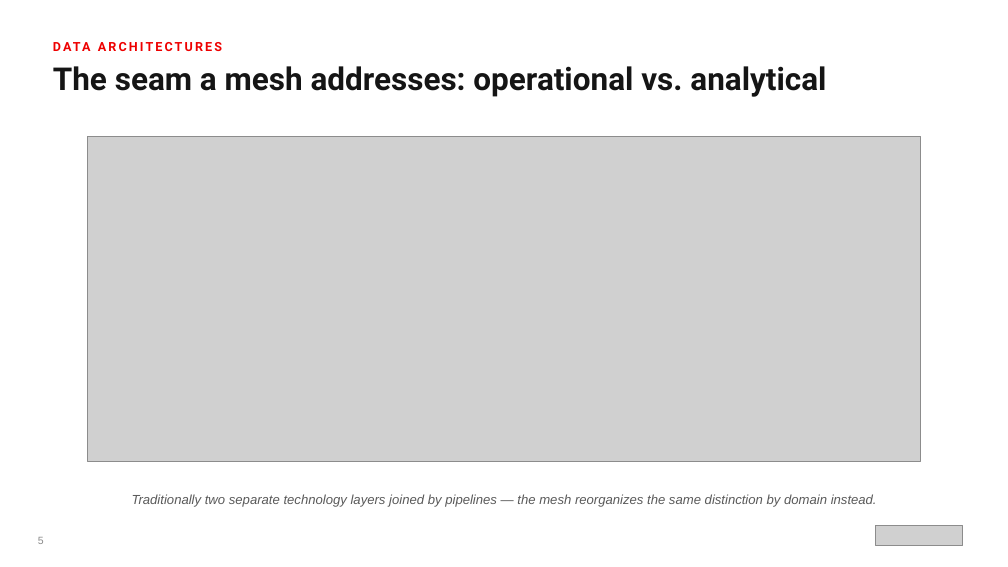
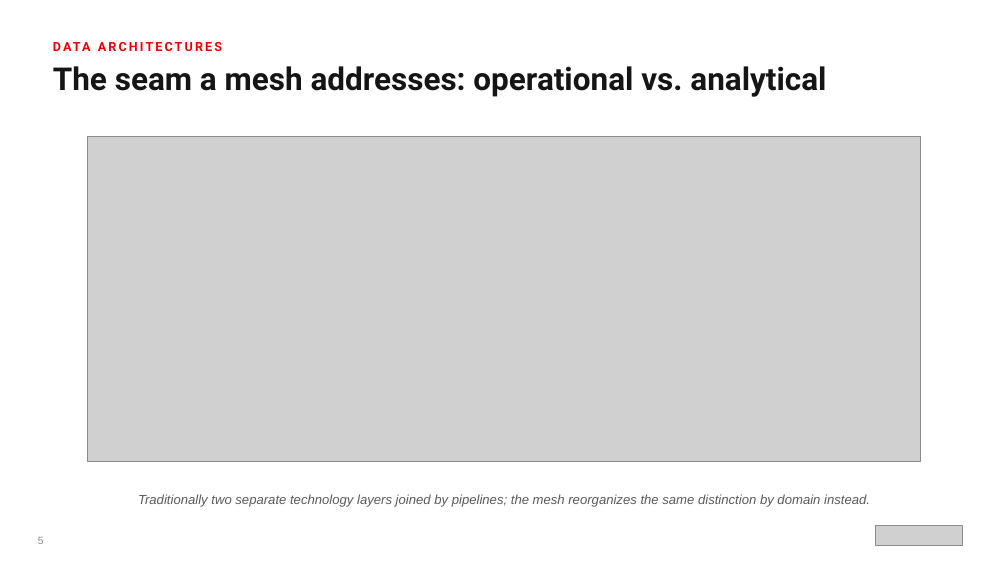
Before and after one commit to patterncatalyst/datamesh-reference-arch-quarkus, a slide deck: slide 6 of presentation/datamesh-101/Datamesh_101-r1.1.pptx. Drawn at 1008x567 pixels with LibreOffice and Linux fonts; fonts in the diff are those of the drawing; grey boxes stand for pictures. Boxes give left, top, right and bottom in pixels: in the first picture for what was removed or moved away, otherwise in the second. Text is boxed around its words. In the diff, an @@ line names an element or a change of style, - is before the commit and + after.

```diff
--- a/presentation/datamesh-101/Datamesh_101-r1.1.pptx
+++ b/presentation/datamesh-101/Datamesh_101-r1.1.pptx
@@ text at bbox=[138, 494, 870, 507]: text changed @@
-Traditionally two separate technology layers joined by pipelines — the mesh reorganizes the same distinction by domain instead.
+Traditionally two separate technology layers joined by pipelines; the mesh reorganizes the same distinction by domain instead.
```
Also in this commit, not shown: 12 other slides changed, 4 other files.
